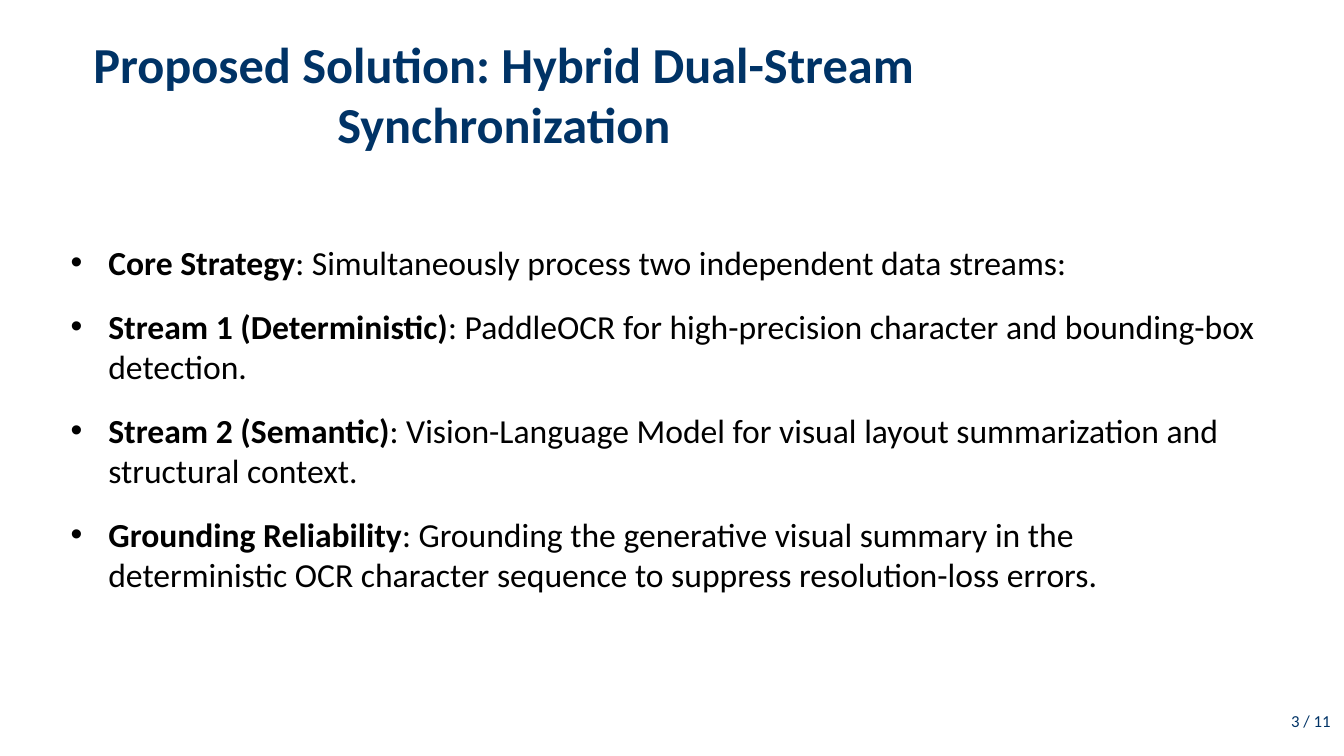
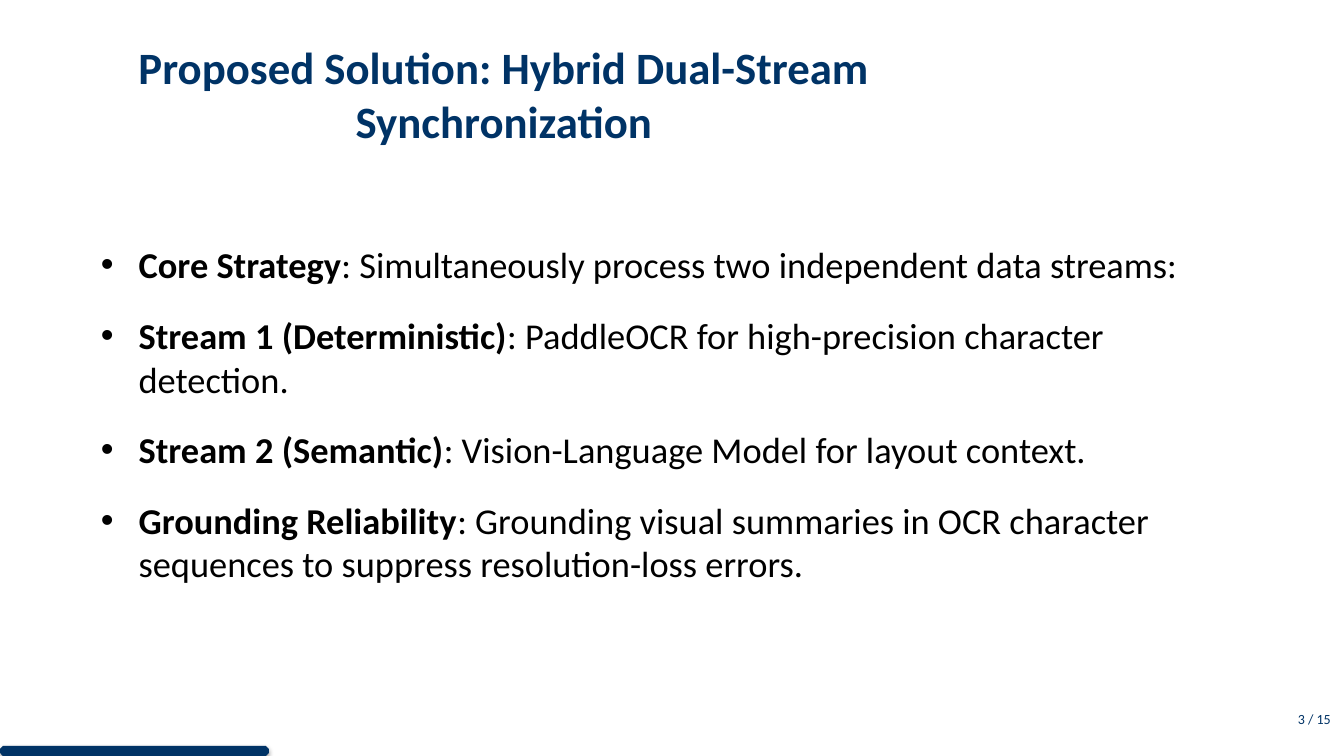
Before and after one commit to DESMOND135/DOCVQA-RAG-PERCEPTION-BENCHMARK, a slide deck: slide 4 of presentation/presentation.pptx. Drawn at 1344x756 pixels with LibreOffice and Linux fonts; fonts in the diff are those of the drawing. Boxes give left, top, right and bottom in pixels: in the first picture for what was removed or moved away, otherwise in the second. Text is boxed around its words. In the diff, an @@ line names an element or a change of style, - is before the commit and + after.

Commit message:
Defense Presentation Masterclass: Separated diagrams for visual impact, centralized all slide titles, and implemented a premium Navy Blue branding system with progress tracking.

```diff
--- a/presentation/presentation.pptx
+++ b/presentation/presentation.pptx
@@ title "Proposed Solution: Hybrid Dual-Stream Synchronization" at (138, 52, 868, 145): size 36 to 32 pt @@
@@ text "Core Strategy: Simultaneously process two ...": place and size @@
-text "Core Strategy: Simultaneously process two ..." at (108, 251, 1254, 593)
+text "Core Strategy: Simultaneously process two ..." at (139, 252, 1177, 583)
@@ text at (139, 252, 1177, 284): size 24 to 26 pt in "Core Strategy: Simultaneously process two independent data ..."; more space between paragraphs @@
@@ text at (139, 322, 1148, 583): text changed; size 24 to 26 pt @@
-• Stream 1 (Deterministic): PaddleOCR for high-precision character and bounding-box detection.
-• Stream 2 (Semantic): Vision-Language Model for visual layout summarization and structural context.
-• Grounding Reliability: Grounding the generative visual summary in the deterministic OCR character sequence to suppress resolution-loss errors.
+• Stream 1 (Deterministic): PaddleOCR for high-precision character detection.
+• Stream 2 (Semantic): Vision-Language Model for layout context.
+• Grounding Reliability: Grounding visual summaries in OCR character sequences to suppress resolution-loss errors.
@@ text at (1298, 715, 1331, 724): text changed; size 12 to 10 pt @@
-3 / 11
+3 / 15
@@ octagon added at (0, 746, 269, 756), fill #003366 @@
```
Also in this commit, not shown: 11 other slides changed, 4 slides added, 2 other files.
